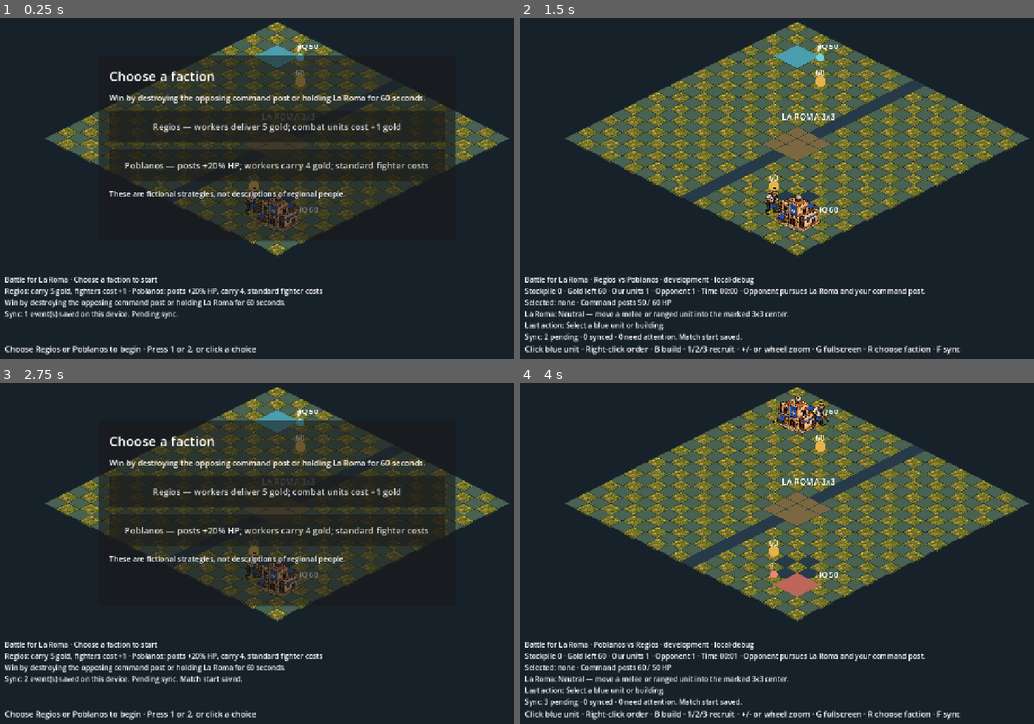
Above: before the commit, frames 1-4 (two rows, left to right).
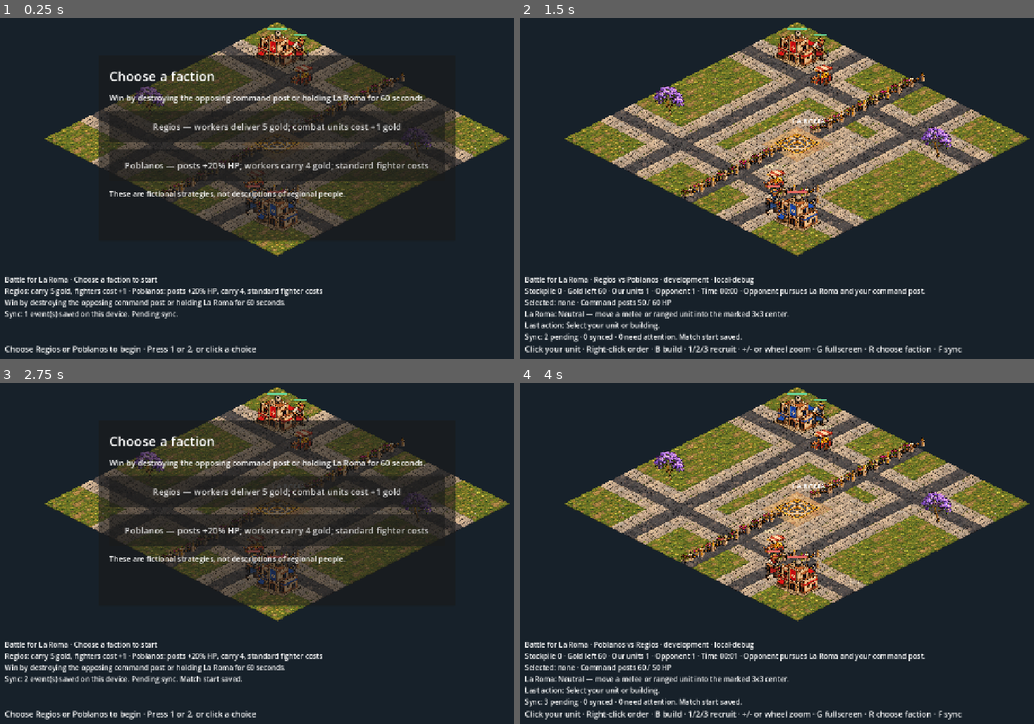
Above: after the commit, the same moments.

Repository: danybgoode/aomx
Game: Godot game, scene res://skirmish_main.tscn
The game is run twice, just before and just after one commit, with the same random seed, the same clock (stepped at 60 frames per second) and the same inputs.
Inputs (mouse positions are in pixels of both pictures, inside the frame that each line leads up to):
- Up to frame 1 (0.25 s): no input
- Up to frame 2 (1.5 s): click "Regios — workers deliver 5 go…" at 0.5 s; tap Enter at 1.25 s; move the mouse to (920, 168) at 1.27 s; tap B at 1.35 s; click (920, 168) at 1.42 s
- Up to frame 3 (2.75 s): tap Space at 2 s; move the mouse to (164, 567) at 2.02 s; tap R at 2.1 s; click (164, 567) at 2.17 s
- Up to frame 4 (4 s): click "Poblanos — posts +20% HP, wor…" at 2.75 s; tap Enter at 3.5 s; move the mouse to (854, 475) at 3.52 s; tap T at 3.6 s; click (854, 475) at 3.67 s

The runs differ from the first frame. In frame 1, 9.8% of the frame differs, in the area x 8-100%, y 1-70%; in frame 2, 27%; in frame 3, 9.8%; in frame 4, 27%, in the area x 4-100%, y 1-99%.

Commit message:
feat(game): render full La Roma battlefield art pack

Diff:
--- a/game/skirmish_main.gd
+++ b/game/skirmish_main.gd
@@ -37,6 +37,8 @@
 var request: HTTPRequest
 var invite_code := ""
 var invite_input: LineEdit
+var prior_unit_positions: Dictionary = {}
+var unit_facing: Dictionary = {}
 
 func _ready() -> void:
 	art.load_manifest()
@@ -86,7 +88,7 @@
 	instructions = Label.new()
 	instructions.position = Vector2(22, 756)
 	instructions.add_theme_font_size_override("font_size", 18)
-	instructions.text = "Click blue unit · Right-click order · B build · 1/2/3 recruit · +/- or wheel zoom · G fullscreen · R restart · F sync"
+	instructions.text = "Click your unit · Right-click order · B build · 1/2/3 recruit · +/- or wheel zoom · G fullscreen · R restart · F sync"
 	layer.add_child(instructions)
 	_build_faction_setup(layer)
 	_show_setup()
@@ -137,6 +139,8 @@
 	accumulator = 0.0
 	selected_id = -1
 	placing = false
+	prior_unit_positions.clear()
+	unit_facing.clear()
 	setup_panel.show()
 	instructions.text = "Choose Regios or Poblanos to begin · Press 1 or 2, or click a choice"
 	_update_hud()
@@ -152,11 +156,13 @@
 	outbox.faction = faction
 	choosing_faction = false
 	setup_panel.hide()
-	instructions.text = "Click blue unit · Right-click order · B build · 1/2/3 recruit · +/- or wheel zoom · G fullscreen · R choose faction · F sync"
+	instructions.text = "Click your unit · Right-click order · B build · 1/2/3 recruit · +/- or wheel zoom · G fullscreen · R choose faction · F sync"
 	match_id = "solo_" + Crypto.new().generate_random_bytes(16).hex_encode()
 	completion_queued = false
 	selected_id = -1
 	placing = false
+	prior_unit_positions.clear()
+	unit_facing.clear()
 	marker = Vector2i(-1, -1)
 	order_flash_seconds = 0.0
 	var saved: Dictionary = outbox.queue("match_started", match_id)
@@ -198,6 +204,7 @@
 		if not saved.ok:
 			sync_note = "Result could not be saved; check device storage."
 	if advanced:
+		_update_unit_facing()
 		_update_hud()
 		queue_redraw()
 
@@ -265,7 +272,7 @@
 				if selected_id != -1:
 					_flash_order(tile, "%s selected" % sim.entities[selected_id].kind.replace("_", " "), true)
 				else:
-					sim.feedback = "Select a blue unit or building."
+					sim.feedback = "Select your unit or building."
 		elif event.button_index == MOUSE_BUTTON_RIGHT and selected_id != -1 and sim.entities.has(selected_id):
 			var selected: Dictionary = sim.entities[selected_id]
 			var target_id: int = sim.entity_at(tile)
@@ -454,6 +461,43 @@
 	return PackedVector2Array([center + Vector2(0, -TILE_H * 0.5), center + Vector2(TILE_W * 0.5, 0),
 		center + Vector2(0, TILE_H * 0.5), center + Vector2(-TILE_W * 0.5, 0)])
 
+func _update_unit_facing() -> void:
+	var present := {}
+	for id in sim.entities:
+		var e: Dictionary = sim.entities[id]
+		if e.kind not in ["worker", "melee", "ranged"]:
+			continue
+		present[id] = true
+		if prior_unit_positions.has(id):
+			var delta: Vector2i = e.pos - prior_unit_positions[id]
+			if delta != Vector2i.ZERO:
+				unit_facing[id] = 1 if delta.x - delta.y >= 0 else -1
+		prior_unit_positions[id] = e.pos
+	for id in prior_unit_positions.keys():
+		if not present.has(id):
+			prior_unit_positions.erase(id)
+			unit_facing.erase(id)
+
+func _terrain_id(tile: Vector2i) -> String:
+	var kind := "grass"
+	if sim._in_district(tile):
+		kind = "plaza"
+	elif sim._wall(tile) or tile.y in [4, 15] or tile.x in [5, 14]:
+		kind = "asphalt"
+	elif tile.x in [4, 6, 13, 15] or tile.y in [3, 5, 14, 16] or (tile.x >= 8 and tile.x <= 12 and tile.y >= 7 and tile.y <= 13):
+		kind = "sidewalk"
+	return "terrain_%s_%d" % [kind, posmod(tile.x * 13 + tile.y * 7, 4)]
+
+func _faction_color(side: int) -> String:
+	return "blue" if sim.factions[side] == Skirmish.POBLANOS else "red"
+
+func _district_color() -> Color:
+	match sim.district_state:
+		"human_hold": return Color("398ac0") if _faction_color(Skirmish.HUMAN) == "blue" else Color("bf5f51")
+		"computer_hold": return Color("398ac0") if _faction_color(Skirmish.COMPUTER) == "blue" else Color("bf5f51")
+		"contested": return Color("b086d0")
+	return Color("e2c87e")
+
 func _draw() -> void:
 	draw_rect(Rect2(Vector2.ZERO, get_viewport_rect().size), Color("17212a"))
 	draw_set_transform(BOARD_CENTER * (1.0 - board_zoom), 0.0, Vector2.ONE * board_zoom)
@@ -461,63 +505,71 @@
 		for x in range(Skirmish.WIDTH):
 			var tile := Vector2i(x, y)
 			var center := _tile_to_screen(tile)
-			var color := Color("526c5d") if (x + y) % 2 == 0 else Color("496251")
+			draw_texture(art.texture(_terrain_id(tile)), center - Vector2(24, 12))
+			if sim._in_district(tile):
+				var tint := _district_color()
+				tint.a = 0.27 if sim.district_state in ["neutral", "reset"] else 0.45
+				draw_colored_polygon(_diamond(center), tint)
+			if tile == marker:
+				draw_polyline(_diamond(center) + PackedVector2Array([_diamond(center)[0]]), Color("a7dbf2"), 2.0)
 			if sim._wall(tile):
-				color = Color("263a4a")
-			elif sim._in_district(tile):
-				color = Color("7b6840") if sim.district_state in ["neutral", "reset"] else Color("3b8a96") if sim.district_state == "human_hold" else Color("a6564a") if sim.district_state == "computer_hold" else Color("89578c")
-			if tile == marker:
-				color = Color("7a9ccd")
-			if not sim._wall(tile) and not sim._in_district(tile) and (x + y) % 2 == 0:
-				draw_texture(art.texture("terrain_grass_0"), center - Vector2(24, 12))
-			else:
-				draw_colored_polygon(_diamond(center), color)
-			draw_polyline(_diamond(center) + PackedVector2Array([_diamond(center)[0]]), Color("283b40"), 1.0)
-	draw_string(ThemeDB.fallback_font, _tile_to_screen(Vector2i(10, 9)) + Vector2(-58, -38), "LA ROMA 3x3", HORIZONTAL_ALIGNMENT_CENTER, 116, 17, Color.WHITE)
+				var wall_id := "prop_barricade"
+				draw_texture(art.texture(wall_id), center - art.pivot(wall_id))
+	for tile in [Vector2i(2, 13), Vector2i(17, 5)]:
+		var tree_id := "prop_jacaranda"
+		draw_texture(art.texture(tree_id), _tile_to_screen(tile) - art.pivot(tree_id))
+	var medallion_id := "prop_plaza_medallion"
+	draw_texture(art.texture(medallion_id), _tile_to_screen(Vector2i(10, 10)) - art.pivot(medallion_id))
+	draw_string(ThemeDB.fallback_font, _tile_to_screen(Vector2i(10, 9)) + Vector2(-58, -30), "LA ROMA", HORIZONTAL_ALIGNMENT_CENTER, 116, 15, Color.WHITE)
 	for side in [Skirmish.HUMAN, Skirmish.COMPUTER]:
 		var source: Dictionary = sim.sources[side]
 		if source.amount > 0:
 			var center := _tile_to_screen(source.pos)
-			draw_circle(center + Vector2(0, -9), 11.0, Color("e7b34a"))
-			draw_string(ThemeDB.fallback_font, center + Vector2(-10, -20), str(source.amount), HORIZONTAL_ALIGNMENT_LEFT, -1, 16, Color.WHITE)
+			var cart_id := "prop_gold_cart"
+			draw_texture(art.texture(cart_id), center - art.pivot(cart_id))
+			draw_string(ThemeDB.fallback_font, center + Vector2(-22, -45), "GOLD %d" % source.amount,
+				HORIZONTAL_ALIGNMENT_CENTER, 44, 12, Color("fff0ba"))
 	var ids: Array = sim.entities.keys()
-	ids.sort()
+	ids.sort_custom(func(a: int, b: int) -> bool:
+		var ea: Dictionary = sim.entities[a]
+		var eb: Dictionary = sim.entities[b]
+		var ya: int = ea.pos.x + ea.pos.y + (2 if ea.kind in ["command_post", "barracks"] else 0)
+		var yb: int = eb.pos.x + eb.pos.y + (2 if eb.kind in ["command_post", "barracks"] else 0)
+		return ya < yb if ya != yb else a < b)
 	for id in ids:
 		var e: Dictionary = sim.entities[id]
-		if e.kind not in ["command_post", "barracks"]:
-			continue
-		var color := Color("4b9ead") if e.side == Skirmish.HUMAN else Color("be665a")
-		if not e.complete:
-			color = Color("a89172")
-		if e.kind == "command_post" and sim.factions[e.side] == Skirmish.POBLANOS:
-			var art_id := "building_command_post_blue"
-			draw_texture(art.texture(art_id), _tile_to_screen(e.pos) + Vector2(0, 36) - art.pivot(art_id))
+		var is_building: bool = e.kind in ["command_post", "barracks"]
+		var ground := _tile_to_screen(e.pos) + (Vector2(0, 36) if is_building else Vector2.ZERO)
+		var color_name := _faction_color(e.side)
+		var art_id: String = ("building_" if is_building else "unit_") + e.kind + "_" + color_name
+		if id == selected_id:
+			draw_arc(ground + Vector2(0, -6), 22 if is_building else 13, 0, TAU, 24, Color("fff099"), 2.0)
+		var bob := 0.0
+		if not is_building and e.job in ["move", "attack", "gather", "deliver", "build"]:
+			bob = -2.0 if sim.tick_number % 4 < 2 else 0.0
+		if not is_building and unit_facing.get(id, 1) < 0:
+			draw_set_transform(BOARD_CENTER * (1.0 - board_zoom) + Vector2(ground.x * 2.0 * board_zoom, 0),
+				0.0, Vector2(-board_zoom, board_zoom))
+			draw_texture(art.texture(art_id), ground - art.pivot(art_id) + Vector2(0, bob))
+			draw_set_transform(BOARD_CENTER * (1.0 - board_zoom), 0.0, Vector2.ONE * board_zoom)
 		else:
-			for oy in range(2):
-				for ox in range(2):
-					draw_colored_polygon(_diamond(_tile_to_screen(e.pos + Vector2i(ox, oy))), color)
-		var center := _tile_to_screen(e.pos + Vector2i(1, 0)) + Vector2(0, -16)
-		draw_string(ThemeDB.fallback_font, center, "%s %d" % ["HQ" if e.kind == "command_post" else "POST", maxi(0, e.hp)], HORIZONTAL_ALIGNMENT_CENTER, 75, 15, Color.WHITE)
-		if id == selected_id:
-			draw_arc(center + Vector2(0, 10), 24, 0, TAU, 24, Color("f2de69"), 2.0)
-	for id in ids:
-		var e: Dictionary = sim.entities[id]
-		if e.kind not in ["worker", "melee", "ranged"]:
-			continue
-		var center := _tile_to_screen(e.pos) + Vector2(0, -10)
-		var color := Color("6dd4df") if e.side == Skirmish.HUMAN else Color("ef8272")
-		if e.kind == "worker" and sim.factions[e.side] == Skirmish.POBLANOS:
-			var art_id := "unit_worker_blue"
-			draw_texture(art.texture(art_id), _tile_to_screen(e.pos) - art.pivot(art_id))
-		elif e.kind == "worker":
-			draw_circle(center, 8, color)
-		elif e.kind == "melee":
-			draw_rect(Rect2(center - Vector2(8, 8), Vector2(16, 16)), color)
-		else:
-			draw_colored_polygon(PackedVector2Array([center + Vector2(0, -10), center + Vector2(10, 8), center + Vector2(-10, 8)]), color)
-		draw_string(ThemeDB.fallback_font, center + Vector2(-8, -13), str(e.hp), HORIZONTAL_ALIGNMENT_LEFT, -1, 14, Color.WHITE)
-		if id == selected_id:
-			draw_arc(center + Vector2(0, 5), 16, 0, TAU, 24, Color("f2de69"), 2.0)
+			draw_texture(art.texture(art_id), ground - art.pivot(art_id) + Vector2(0, bob))
+		if is_building and not e.complete:
+			draw_rect(Rect2(ground + Vector2(-47, -27), Vector2(94, 26)), Color(0.63, 0.46, 0.28, 0.35))
+			draw_rect(Rect2(ground + Vector2(-22, -33), Vector2(44, 4)), Color("3b3029"))
+			draw_rect(Rect2(ground + Vector2(-22, -33), Vector2(44.0 * e.progress / Skirmish.BUILD_TICKS, 4)), Color("e5c36f"))
+		if is_building and e.hp <= 0:
+			draw_rect(Rect2(ground + Vector2(-48, -79), Vector2(96, 79)), Color(0.15, 0.1, 0.1, 0.6))
+		var max_hp: int = sim._starting_health(e.side, e.kind)
+		var bar_width := 42.0 if is_building else 24.0
+		var bar_y := -83.0 if is_building else -59.0
+		draw_rect(Rect2(ground + Vector2(-bar_width * 0.5, bar_y), Vector2(bar_width, 4)), Color("242a2b"))
+		draw_rect(Rect2(ground + Vector2(-bar_width * 0.5, bar_y), Vector2(bar_width * clampf(float(e.hp) / max_hp, 0, 1), 4)),
+			Color("67d69a") if e.side == Skirmish.HUMAN else Color("e76b62"))
+		if not is_building and e.job == "attack" and e.cooldown > Skirmish.COOLDOWN.get(e.kind, 1) - 2:
+			draw_circle(ground + Vector2(10, -22), 3.0, Color("ffe2a1"))
+		if not is_building and e.kind == "worker" and e.carry > 0:
+			draw_circle(ground + Vector2(-11, -22), 3.0, Color("f9c45e"))
 	if placing:
 		var preview_tile := _screen_to_tile(get_global_mouse_position())
 		var valid: bool = sim._clear_footprint(preview_tile) and sim.stockpile[Skirmish.HUMAN] >= sim._cost(Skirmish.HUMAN, "barracks")
--- /dev/null
+++ b/game/tests/art_render_probe.gd
@@ -0,0 +1,34 @@
+extends SceneTree
+
+const Skirmish = preload("res://skirmish.gd")
+
+func _initialize() -> void:
+	call_deferred("_probe")
+
+func _probe() -> void:
+	var scene: PackedScene = load("res://skirmish_main.tscn")
+	var game: Node = scene.instantiate()
+	root.add_child(game)
+	game._start_match(Skirmish.REGIOS)
+	var requested_zoom := OS.get_environment("AOMX_ART_ZOOM")
+	if requested_zoom.is_valid_float():
+		game.board_zoom = clampf(requested_zoom.to_float(), 1.0, 1.25)
+	game.sim.ai_enabled = false
+	for offset in range(5):
+		game.sim._add_entity(Skirmish.HUMAN, "melee", Vector2i(3 + offset, 7))
+		game.sim._add_entity(Skirmish.COMPUTER, "ranged", Vector2i(12 + offset, 12))
+	game.queue_redraw()
+	await create_timer(0.5).timeout
+	var intervals: Array[float] = []
+	var peak_memory := 0.0
+	var prior_usec := Time.get_ticks_usec()
+	for i in range(180):
+		await process_frame
+		var now_usec := Time.get_ticks_usec()
+		intervals.append(float(now_usec - prior_usec) / 1000.0)
+		prior_usec = now_usec
+		peak_memory = maxf(peak_memory, Performance.get_monitor(Performance.MEMORY_STATIC) / 1048576.0)
+	intervals.sort()
+	print("Art render probe: 20x20, 12 units, 180 displayed frames, zoom %.0f%%; frame-interval median %.2f ms, p95 %.2f ms (includes display wait); process monitor %.2f ms, peak static memory %.1f MiB" % [
+		game.board_zoom * 100.0, intervals[90], intervals[171], Performance.get_monitor(Performance.TIME_PROCESS) * 1000.0, peak_memory])
+	quit()
Not shown, changed: game/assets/manifest.v0.1.json
Binary file changed: game/assets/render/building_barracks_blue.png
Binary file changed: game/assets/render/building_barracks_red.png
Binary file changed: game/assets/render/building_command_post_blue.png
Binary file changed: game/assets/render/building_command_post_red.png
Binary file added: game/assets/render/prop_barricade.png
Not shown, added: game/assets/render/prop_barricade.png.import
Binary file added: game/assets/render/prop_gold_cart.png
Not shown, added: game/assets/render/prop_gold_cart.png.import
Binary file added: game/assets/render/prop_jacaranda.png
Not shown, added: game/assets/render/prop_jacaranda.png.import
Binary file added: game/assets/render/prop_plaza_medallion.png
(and 29 more such lines)
